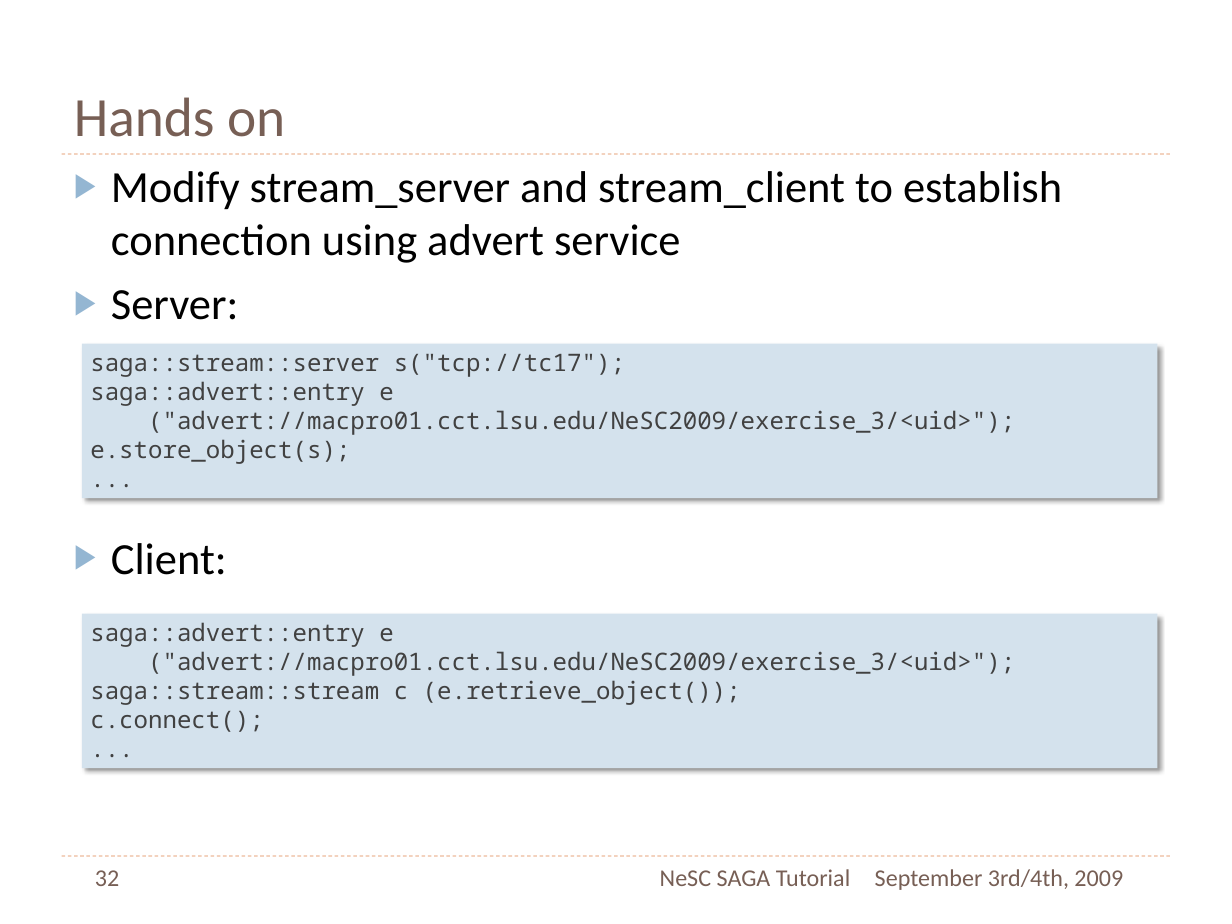
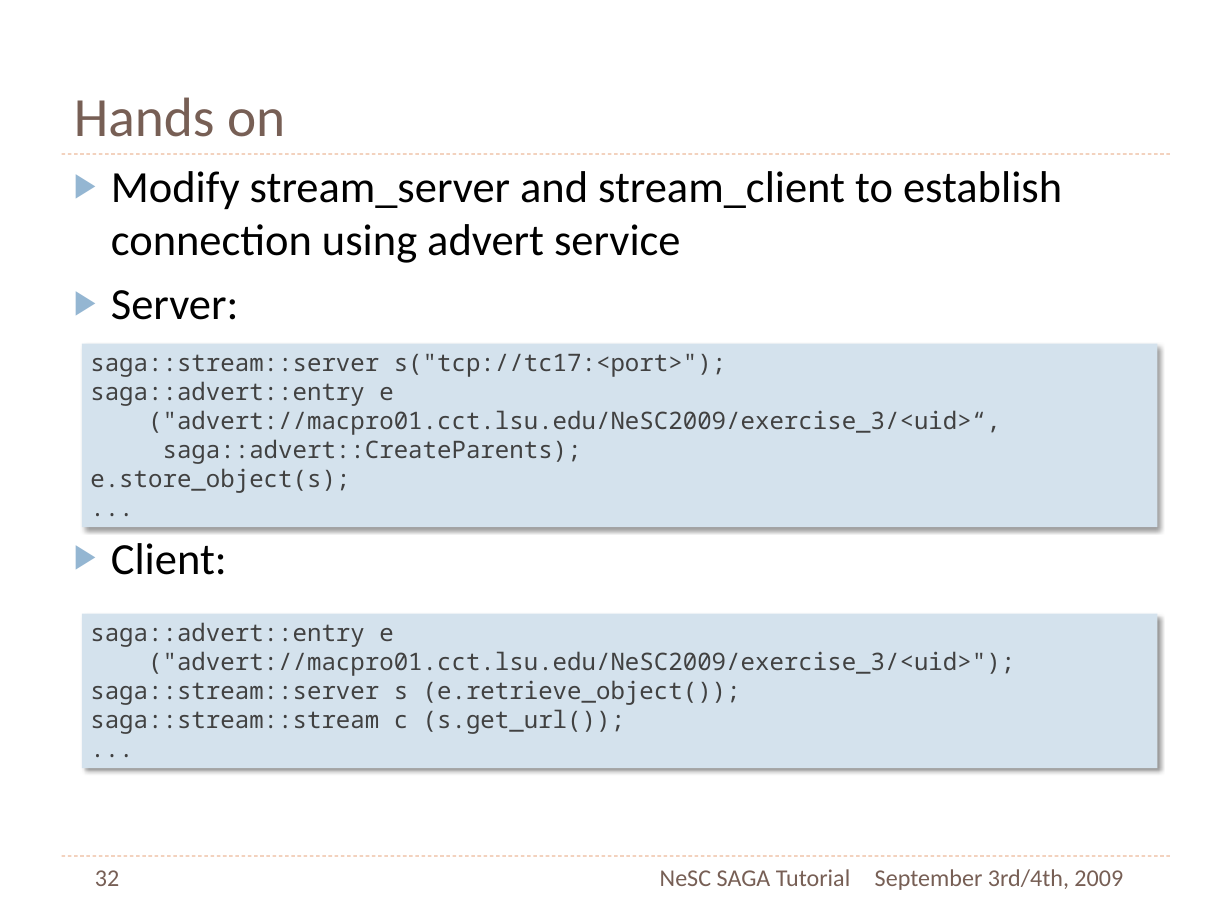
Before and after one commit to saga-project/saga-cpp-legacy-projects, a slide deck: slide 32 of tutorial/NeSC-2009/NeSC09-Practical-PPT.pptx. Drawn at 1232x924 pixels with LibreOffice and Linux fonts; fonts in the diff are those of the drawing. Boxes give left, top, right and bottom in pixels: in the first picture for what was removed or moved away, otherwise in the second. Text is boxed around its words. In the diff, an @@ line names an element or a change of style, - is before the commit and + after.

```diff
--- a/tutorial/NeSC-2009/NeSC09-Practical-PPT.pptx
+++ b/tutorial/NeSC-2009/NeSC09-Practical-PPT.pptx
@@ rectangle "saga::stream::server s("tcp://tc17:<port>");": place and size @@
-rectangle "saga::stream::server s("tcp://tc17:<port>");" at [81, 344, 1157, 498]
+rectangle "saga::stream::server s("tcp://tc17:<port>");" at [81, 344, 1157, 528]
@@ text in rectangle at [90, 354, 726, 377]: text changed @@
-      saga::stream::server s("tcp://tc17");
+      saga::stream::server s("tcp://tc17:<port>");
@@ text in rectangle at [148, 410, 1001, 464]: text changed @@
-      ("advert://macpro01.cct.lsu.edu/NeSC2009/exercise_3/<uid>");
+      ("advert://macpro01.cct.lsu.edu/NeSC2009/exercise_3/<uid>“,
+      saga::advert::CreateParents);
@@ text in rectangle at [90, 680, 741, 734]: text changed @@
-      saga::stream::stream c (e.retrieve_object());
-      c.connect();
+      saga::stream::server s (e.retrieve_object());
+      saga::stream::stream c (s.get_url());
```
Also in this commit, not shown: 2 other slides changed, 1 other file.
